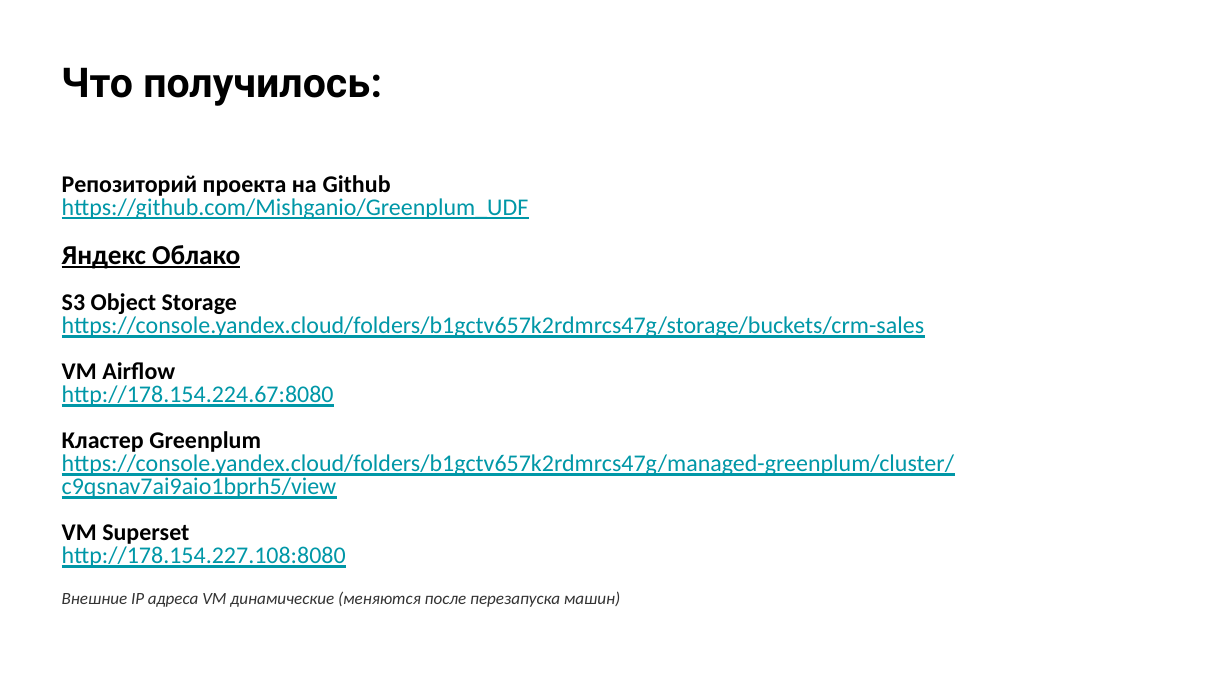
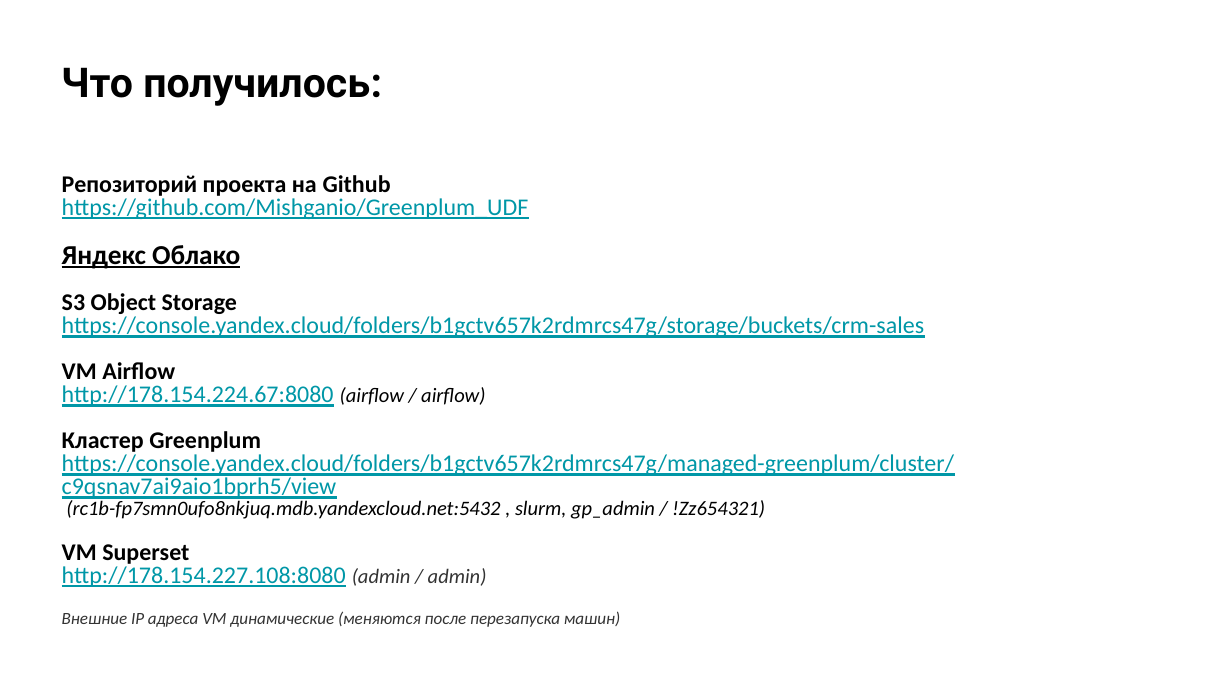
Before and after one commit to Mishganio/Greenplum_UDF, a slide deck: slide 6 of Slurm.pptx. Drawn at 1232x693 pixels with LibreOffice and Linux fonts; fonts in the diff are those of the drawing. Boxes give left, top, right and bottom in pixels: in the first picture for what was removed or moved away, otherwise in the second. Text is boxed around its words. In the diff, an @@ line names an element or a change of style, - is before the commit and + after.

```diff
--- a/Slurm.pptx
+++ b/Slurm.pptx
@@ text at bbox=[62, 385, 485, 407]: text changed @@
-http://178.154.224.67:8080
+http://178.154.224.67:8080 (airflow / airflow)
@@ text at bbox=[66, 498, 765, 519]: paragraph added @@
+(rc1b-fp7smn0ufo8nkjuq.mdb.yandexcloud.net:5432 , slurm, gp_admin / !Zz654321)
@@ text at bbox=[62, 563, 487, 587]: text changed @@
-http://178.154.227.108:8080
+http://178.154.227.108:8080 (admin / admin)
```
